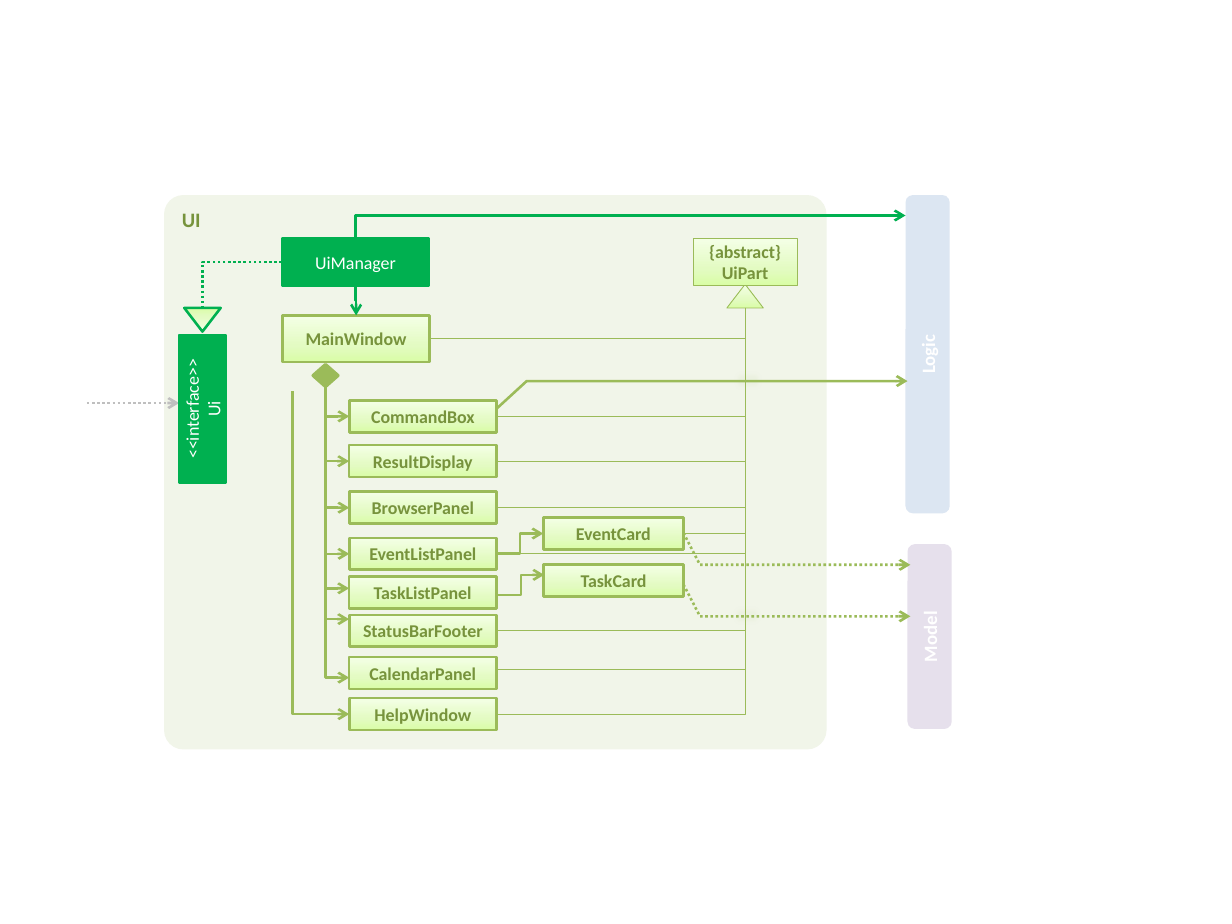
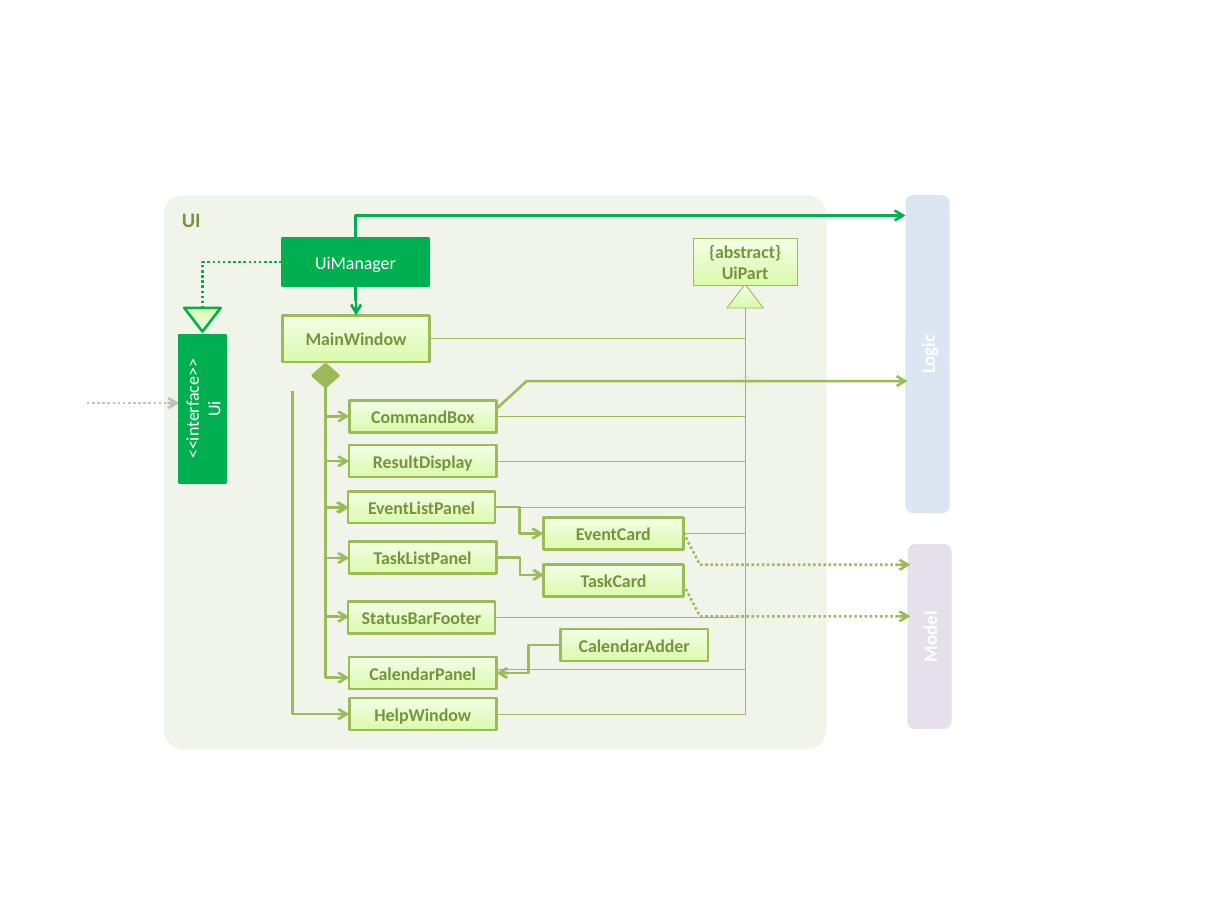
Before and after one commit to CS2103JAN2017-W10-B4/addressbook-level4, a slide deck: slide 1 of docs/diagrams/UiComponentClassDiagram.pptx. Drawn at 1232x924 pixels with LibreOffice and Linux fonts; fonts in the diff are those of the drawing. Boxes give left, top, right and bottom in pixels: in the first picture for what was removed or moved away, otherwise in the second. Text is boxed around its words. In the diff, an @@ line names an element or a change of style, - is before the commit and + after.

```diff
--- a/docs/diagrams/UiComponentClassDiagram.pptx
+++ b/docs/diagrams/UiComponentClassDiagram.pptx
@@ elbow line moved from (745, 308) - (496, 631) to (745, 308) - (495, 617) @@
@@ elbow line moved from (745, 308) - (496, 554) to (745, 308) - (495, 508) @@
@@ elbow arrow moved from (325, 387) - (350, 554) to (325, 387) - (347, 508) @@
@@ elbow arrow moved from (325, 421) - (349, 589) to (325, 391) - (349, 558) @@
@@ elbow arrow (325, 450) - (349, 617): route changed @@
@@ rectangle "EventListPanel" moved from (x1=350, y1=538, x2=498, y2=570) to (x1=347, y1=492, x2=495, y2=524) @@
@@ rectangle removed at (x1=350, y1=492, x2=498, y2=524) @@
-BrowserPanel
@@ elbow arrow moved from (496, 554) - (543, 533) to (495, 508) - (543, 533) @@
@@ rectangle "TaskListPanel" moved from (x1=349, y1=577, x2=496, y2=609) to (x1=349, y1=542, x2=496, y2=574) @@
@@ elbow arrow moved from (498, 595) - (545, 575) to (496, 558) - (545, 575) @@
@@ rectangle "StatusBarFooter" moved from (x1=350, y1=615, x2=498, y2=647) to (x1=347, y1=601, x2=495, y2=633) @@
@@ elbow arrow added from (561, 646) to (496, 673), #9BBB59 1.5 pt @@
@@ rectangle added at (x1=561, y1=630, x2=708, y2=662), fill gradient #DAFDA7 to #E4FCC2 to #F5FFE7, outline #9BBB59 1.5 pt, 10.5 pt, text #77933C, bold @@
+CalendarAdder
```
